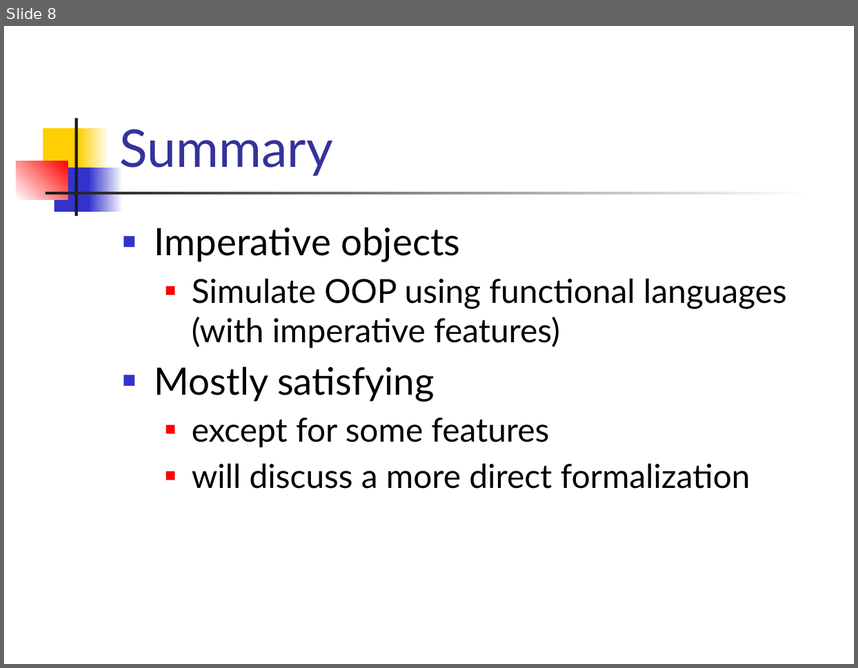
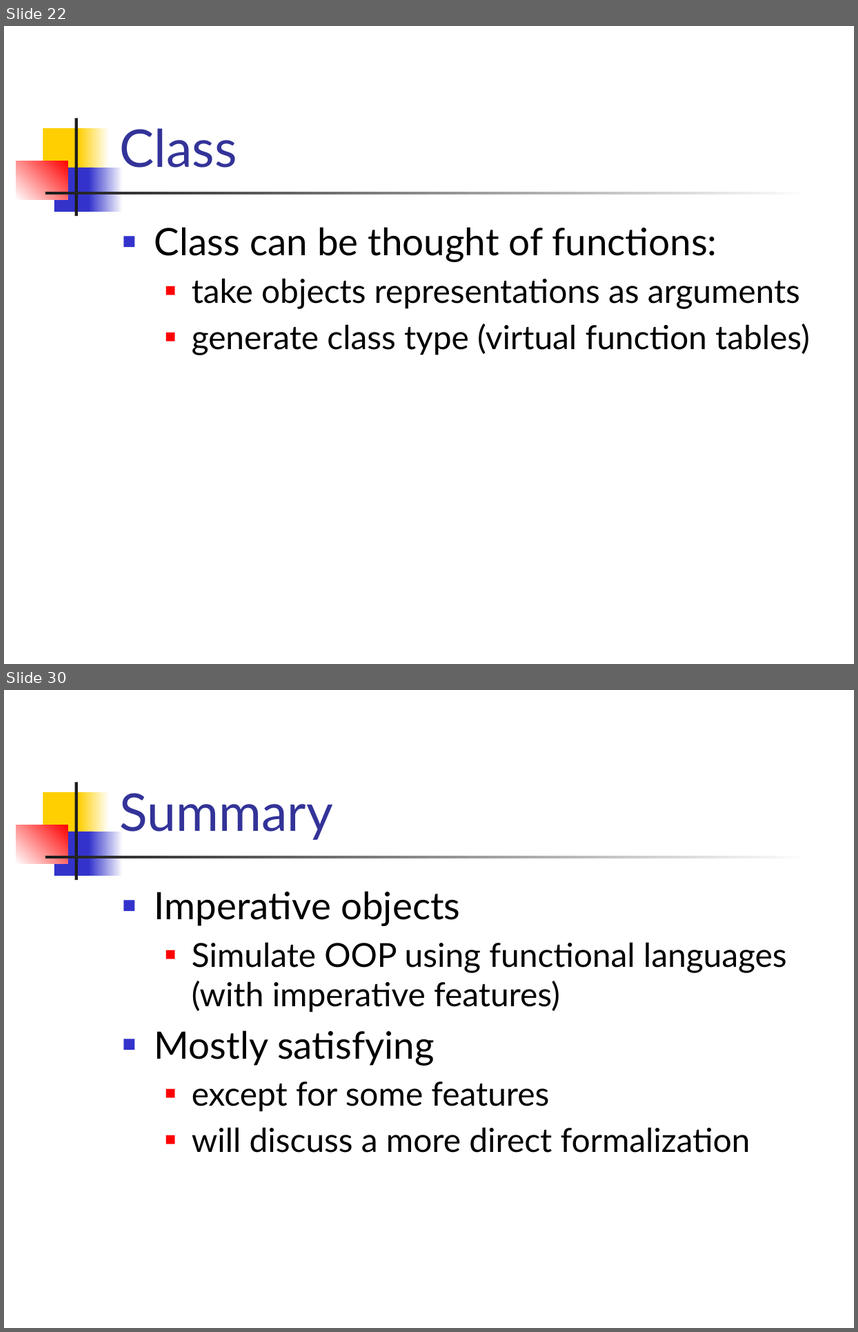
Before and after one commit to csslab-ustc/csslab-ustc.github.io, a slide deck: courses/popl/slides/lec15-imperative-objects.pptx. Shown one above the other, each under a label of ours: slide 8 before the commit, slides 22 and 30 after it; the slides between them are not shown. The pictures are 858x668 and 858x1332 pixels, drawn with LibreOffice and Linux fonts; fonts in the diff are those of the drawing. Boxes give left, top, right and bottom in pixels: in the first picture for what was removed or moved away, otherwise in the second. Text is boxed around its words. In the diff, an @@ line names an element or a change of style, - is before the commit and + after.

```diff
--- a/courses/popl/slides/lec15-imperative-objects.pptx
+++ b/courses/popl/slides/lec15-imperative-objects.pptx
@@ slide 22 added at bbox=[4, 26, 854, 664], background #FFFFFF; not listed: 7 template elements that a slide beside it also shows @@
@@ title added at bbox=[119, 128, 237, 167], 44 pt, text #333399 @@
+Class
@@ text added at bbox=[154, 227, 810, 355], 28 pt, text #000000 @@
+■ Class can be thought of functions:
+  ■ take objects representations as arguments
+  ■ generate class type (virtual function tables)
@@ what was slide 8 is now slide 30 @@
```
Also in this commit, not shown: 3 slides changed, 23 other slides added, 2 slides removed, 2 other files.
